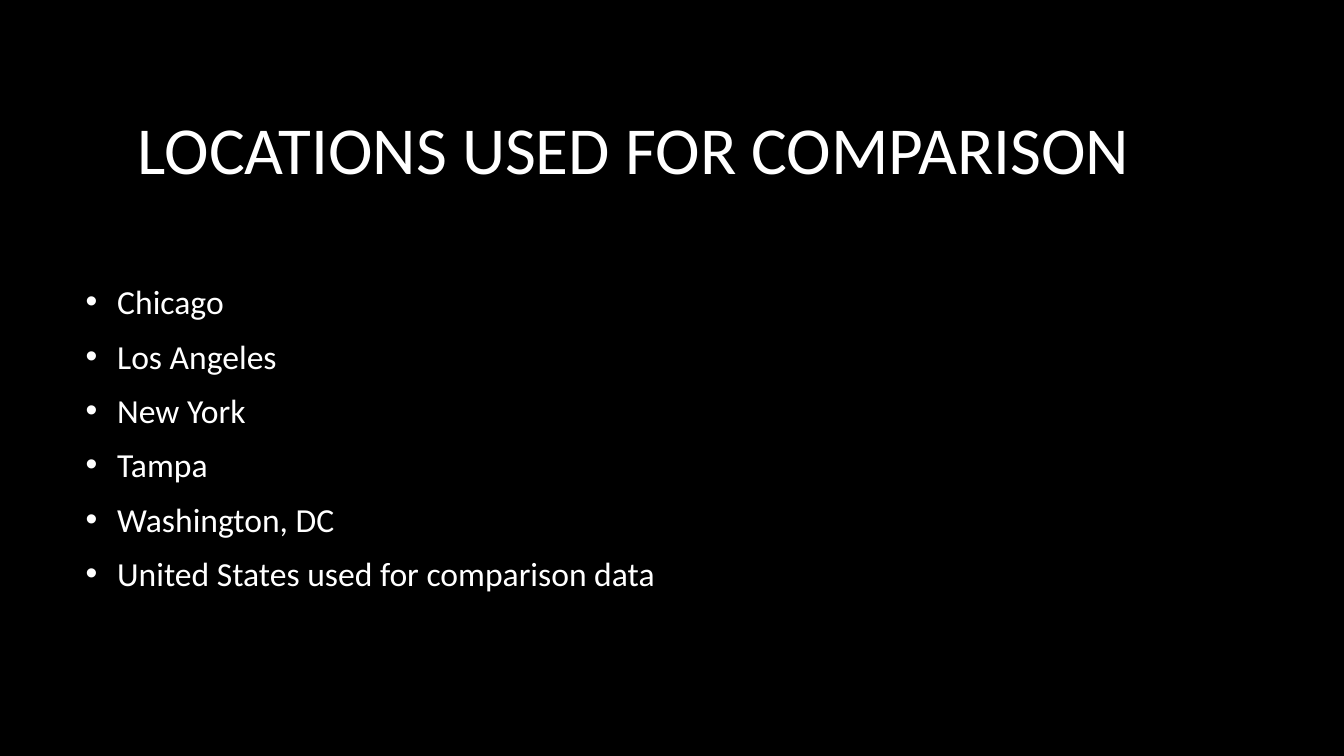
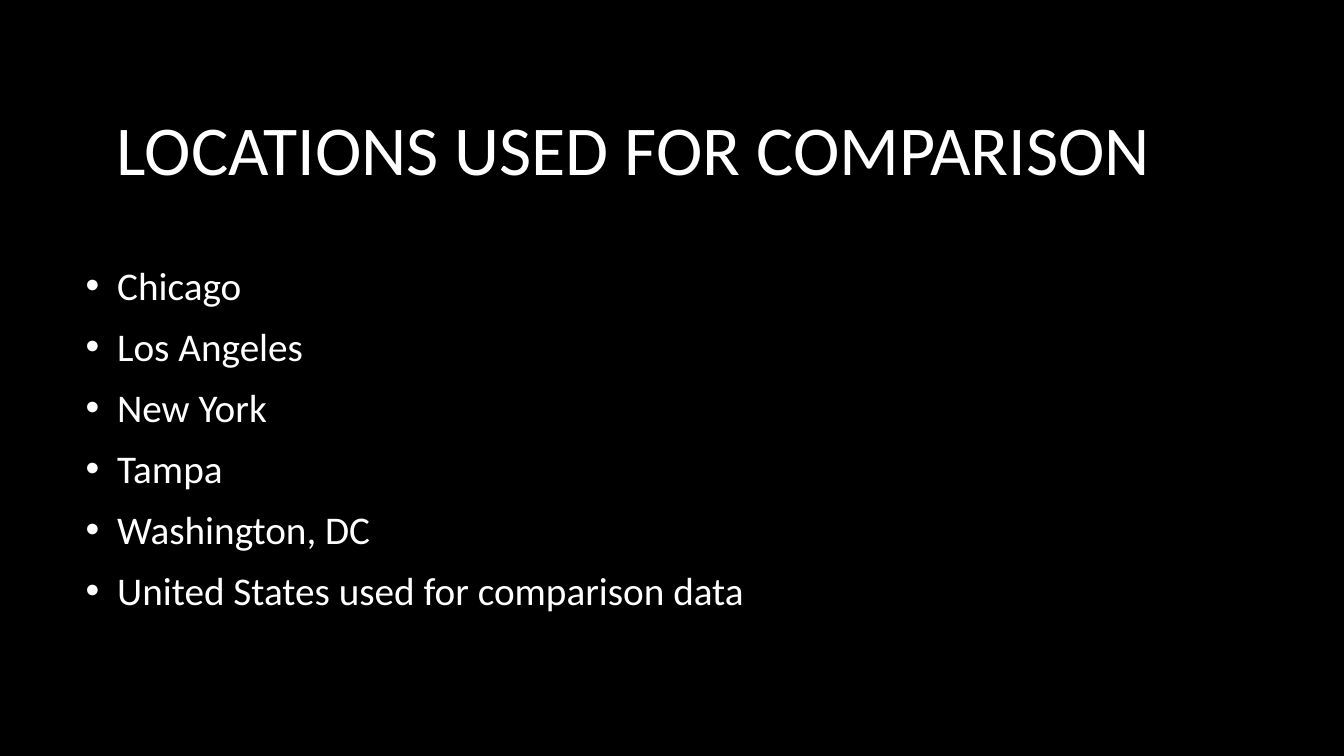
Before and after one commit to MikeAnderson89/National-Crime-Rate-Correlations, a slide deck: slide 4 of Project1Presentation.pptx. Drawn at 1344x756 pixels with LibreOffice and Linux fonts; fonts in the diff are those of the drawing; background and template pictures are left out. Boxes give left, top, right and bottom in pixels: in the first picture for what was removed or moved away, otherwise in the second. Text is boxed around its words. In the diff, an @@ line names an element or a change of style, - is before the commit and + after.

Commit message:
more powerpoint changes

```diff
--- a/Project1Presentation.pptx
+++ b/Project1Presentation.pptx
@@ title "LOCATIONS USED FOR COMPARISON" at <box>117,129,1150,176</box>: size 48 to 50 pt @@
@@ text "Chicago" at <box>117,272,743,612</box>: size 24 to 28 pt @@
```
Also in this commit, not shown: 2 slides added, 1 other file.
